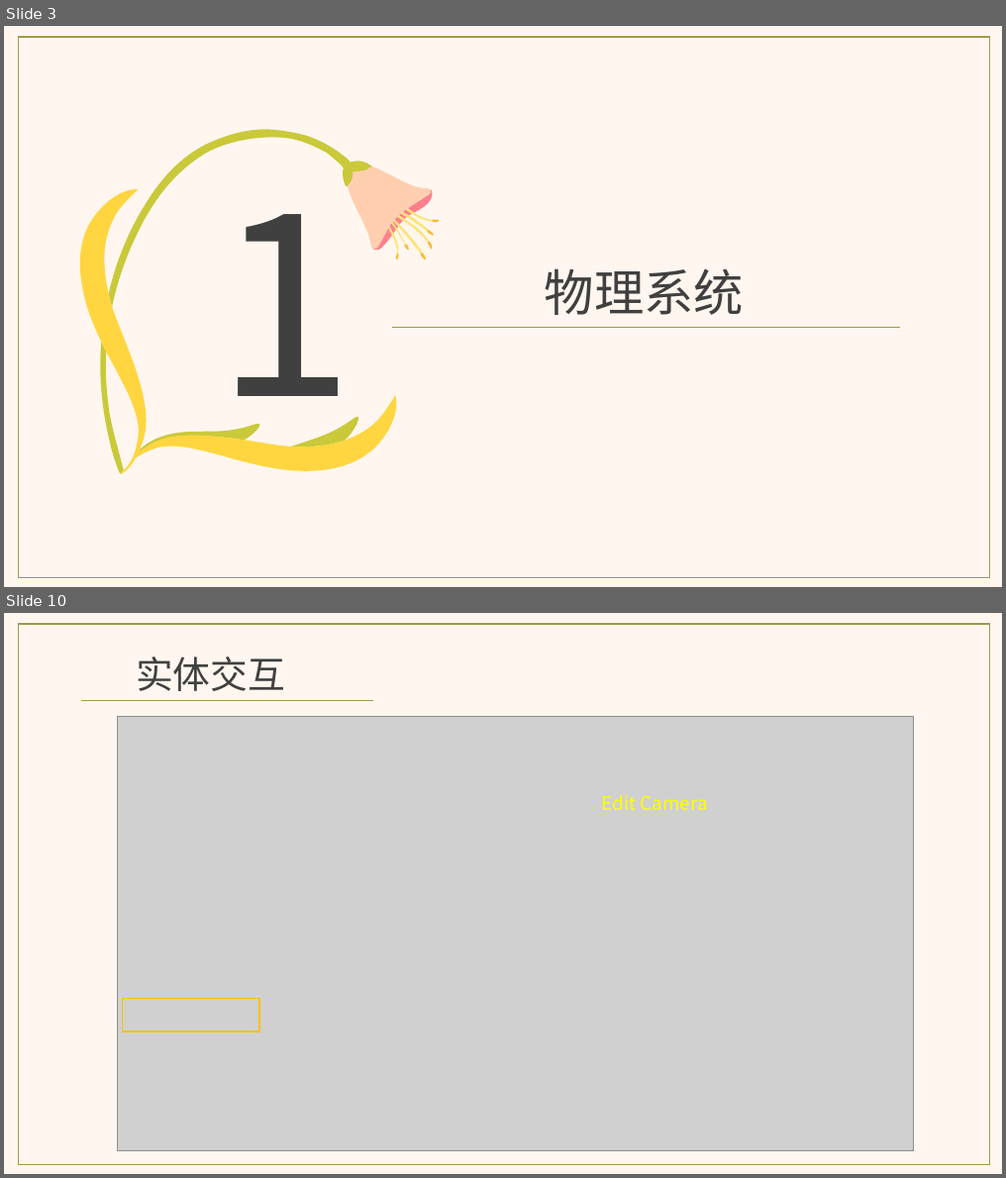
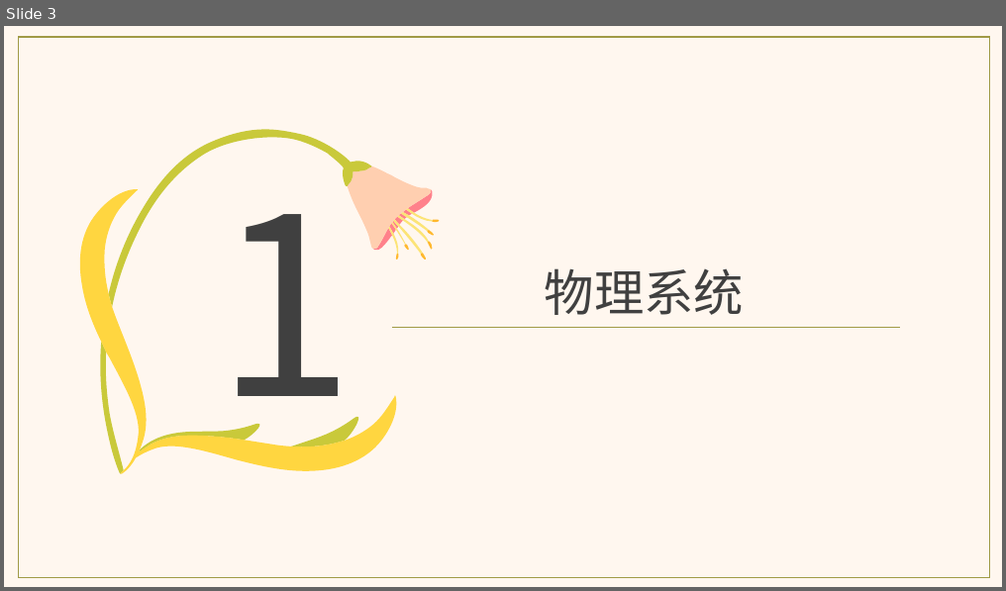
Before and after one commit to aliwanzi/SandTable, a slide deck: doc/从零开始写引擎之物理系统.pptx. Shown one above the other, each under a label of ours: slides 3 and 10 before the commit, slide 3 after it; the slides between them are not shown. The pictures are 1006x1178 and 1006x591 pixels, drawn with LibreOffice and Linux fonts; fonts in the diff are those of the drawing; grey boxes stand for pictures. Boxes give left, top, right and bottom in pixels: in the first picture for what was removed or moved away, otherwise in the second. Text is boxed around its words. In the diff, an @@ line names an element or a change of style, - is before the commit and + after.

```diff
--- a/doc/从零开始写引擎之物理系统.pptx
+++ b/doc/从零开始写引擎之物理系统.pptx
@@ slide 10 removed at [4, 613, 1002, 1174], background #FFF7EF @@
@@ rectangle removed at [18, 624, 990, 1164] @@
@@ text removed at [136, 657, 285, 691] @@
-实体交互
@@ line removed from (81, 700) to (373, 700) @@
@@ picture removed at [117, 716, 914, 1151] @@
@@ text removed at [601, 795, 708, 811] @@
-Edit Camera
@@ rectangle removed at [122, 998, 259, 1032] @@
```
Also in this commit, not shown: 2 slides changed, 7 slides added, 8 other slides removed, 5 other files.
